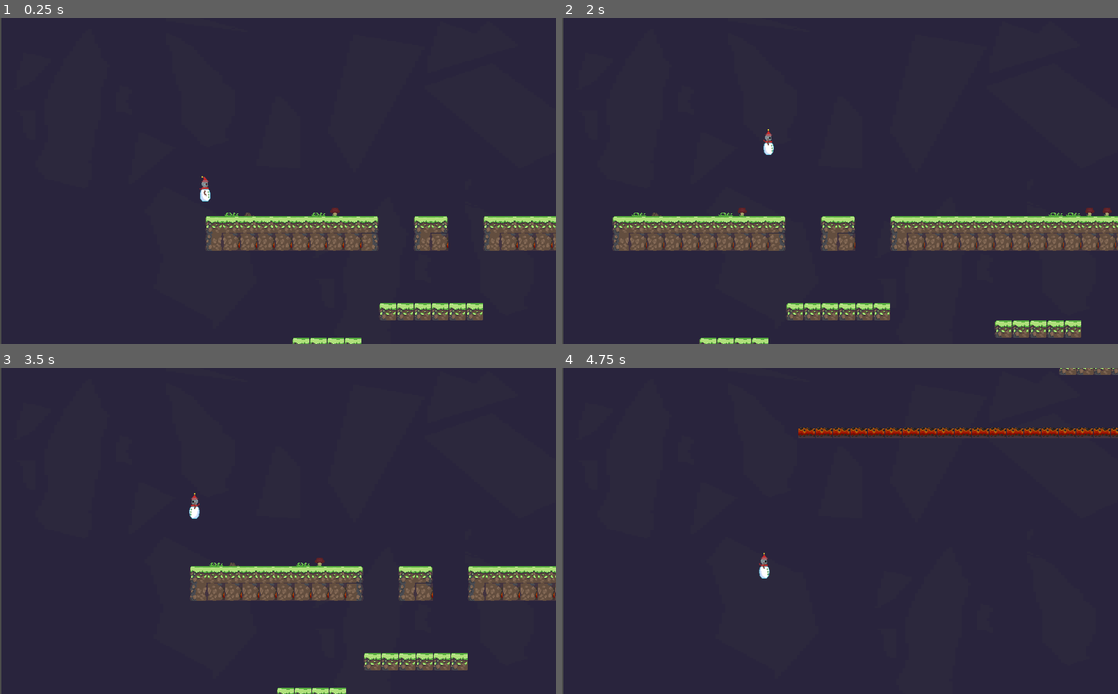
Above: before the commit, frames 1-4 (two rows, left to right).
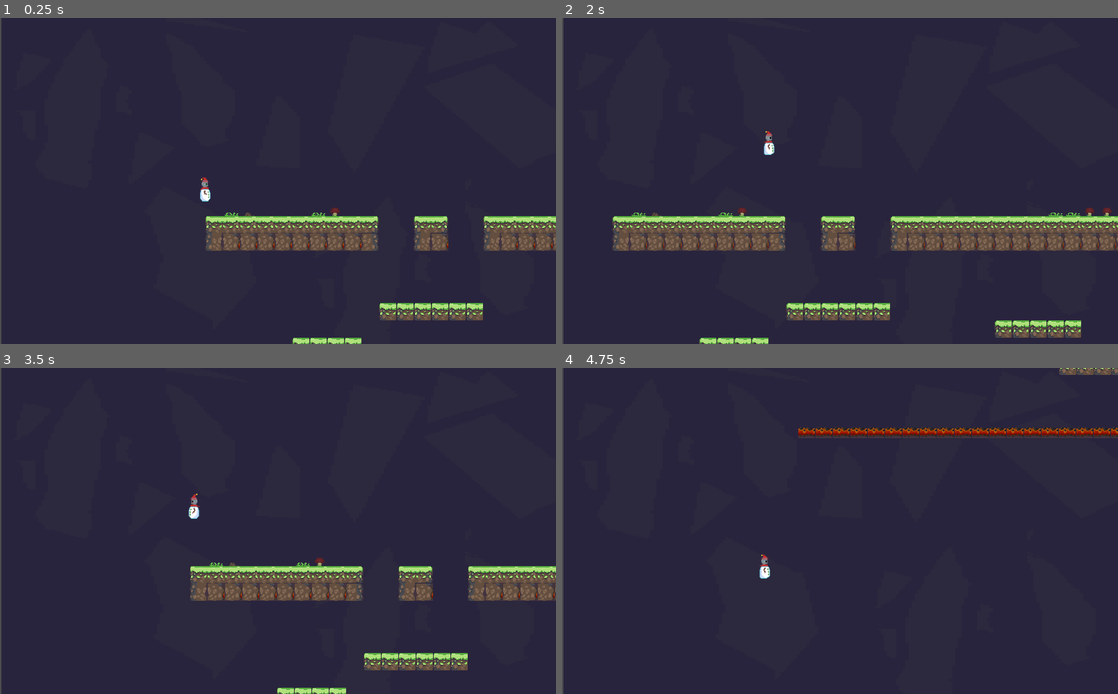
Above: after the commit, the same moments.

Repository: harry-peirse/godot-wild-jam-4
Game: Godot game, scene res://scenes/levels/ChimneyDescent1.tscn
Same seed, same stepped clock (60 frames per second), same inputs: the game is played once before the commit and once after it. This scene is started directly instead of the project's main scene. The engine's default icon, where the game draws it, is replaced by a stand-in: a white triangle on a blue panel in a dark square.
Inputs:
- Up to frame 1 (0.25 s): no input
- Up to frame 2 (2 s): tap Enter at 0.5 s; hold Space (jump) 0.53-1.28 s; hold Right (ui_right) from 0.53 s (still down); tap Space (jump) at 1.35, 1.52, 1.82 s
- Up to frame 3 (3.5 s): release Right (ui_right) at 2.03 s; hold Space (jump) 2.03-2.78 s; hold Left (ui_left) from 2.03 s (still down); tap Space (jump) at 2.85, 3.02, 3.32 s
- Up to frame 4 (4.75 s): hold Space (jump) 3.53-4.28 s; release Left (ui_left) at 4.28 s; hold Right (ui_right) from 4.28 s (still down); tap Space (jump) at 4.35, 4.52 s

The runs differ from the first frame. In frame 1, less than 0.1% of the frame differs, in the area x 35-38%, y 48-55%; in frame 2, less than 0.1%; in frame 3, less than 0.1%, in the area x 33-36%, y 38-47%; in frame 4, less than 0.1%.

Commit message:
Snowman running in test

Diff:
--- a/actors/character/snowman/Snowman.gd
+++ b/actors/character/snowman/Snowman.gd
@@ -38,6 +38,8 @@
 onready var original_sprite_scale = $Sprite.scale
 
 var JUMP = 1
+var RUNNING = 2
+var IDLE = 3
 var state = JUMP
 
 func _process(delta):
@@ -51,6 +53,8 @@
 	velocity.y = min( velocity.y + GRAVITY_ADD, GRAVITY_MAX )
 
 	$AnimatedSprite.play()
+	if velocity.x > 0 and state != JUMP:
+		state = RUNNING
 
 	if jump_held > 0 :
 		jump_held( delta )
@@ -133,6 +137,9 @@
 	$Floor2.update()
 	if state == JUMP:
 		$AnimatedSprite.animation = "Idle"
+		state = IDLE
+	if state == RUNNING:
+		$AnimatedSprite.animation = "Running"
 
 	if $Floor1.is_colliding() || $Floor2.is_colliding():
 		on_floor = true
--- a/actors/character/snowman/Snowman.tscn
+++ b/actors/character/snowman/Snowman.tscn
@@ -1,33 +1,36 @@
-[gd_scene load_steps=9 format=2]
+[gd_scene load_steps=12 format=2]
 
 [ext_resource path="res://actors/character/snowman/Snowman.gd" type="Script" id=1]
 [ext_resource path="res://Icon.png" type="Texture" id=2]
-[ext_resource path="res://assets/characters/Snowman_falling.png" type="Texture" id=3]
+[ext_resource path="res://assets/characters/Snowman_jumping.png" type="Texture" id=3]
 [ext_resource path="res://assets/characters/s_idle01.png" type="Texture" id=4]
 [ext_resource path="res://assets/characters/s_idle02.png" type="Texture" id=5]
-[ext_resource path="res://assets/characters/Snowman_jumping.png" type="Texture" id=6]
+[ext_resource path="res://assets/characters/s_run01.png" type="Texture" id=6]
+[ext_resource path="res://assets/characters/s_run02.png" type="Texture" id=7]
+[ext_resource path="res://assets/characters/s_run03.png" type="Texture" id=8]
+[ext_resource path="res://assets/characters/Snowman_falling.png" type="Texture" id=9]
 
 [sub_resource type="SpriteFrames" id=1]
 
 animations = [ {
 "frames": [ ExtResource( 3 ) ],
 "loop": true,
-"name": "Falling",
-"speed": 5.0
+"name": "Jumping",
+"speed": 3.0
 }, {
 "frames": [ ExtResource( 4 ), ExtResource( 5 ) ],
 "loop": true,
 "name": "Idle",
 "speed": 5.0
 }, {
-"frames": [ ExtResource( 6 ) ],
-"loop": true,
-"name": "Jumping",
-"speed": 3.0
-}, {
-"frames": [  ],
+"frames": [ ExtResource( 6 ), ExtResource( 7 ), ExtResource( 8 ) ],
 "loop": true,
 "name": "Running",
+"speed": 5.0
+}, {
+"frames": [ ExtResource( 9 ) ],
+"loop": true,
+"name": "Falling",
 "speed": 5.0
 } ]
 
